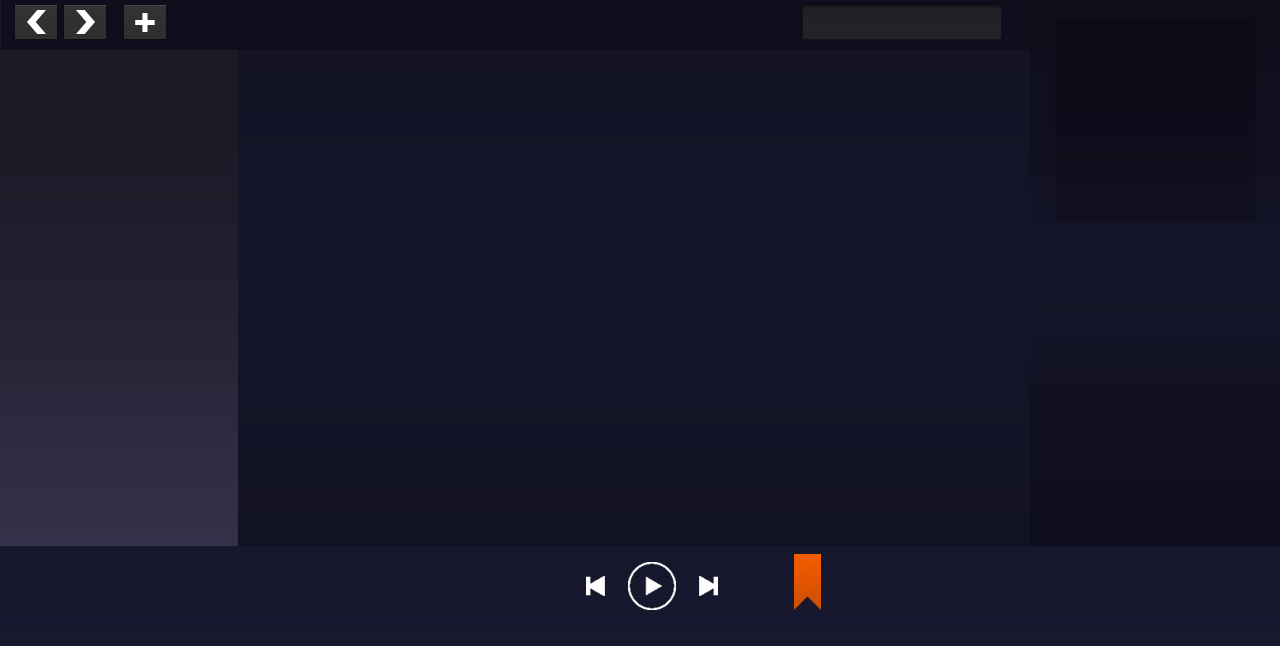
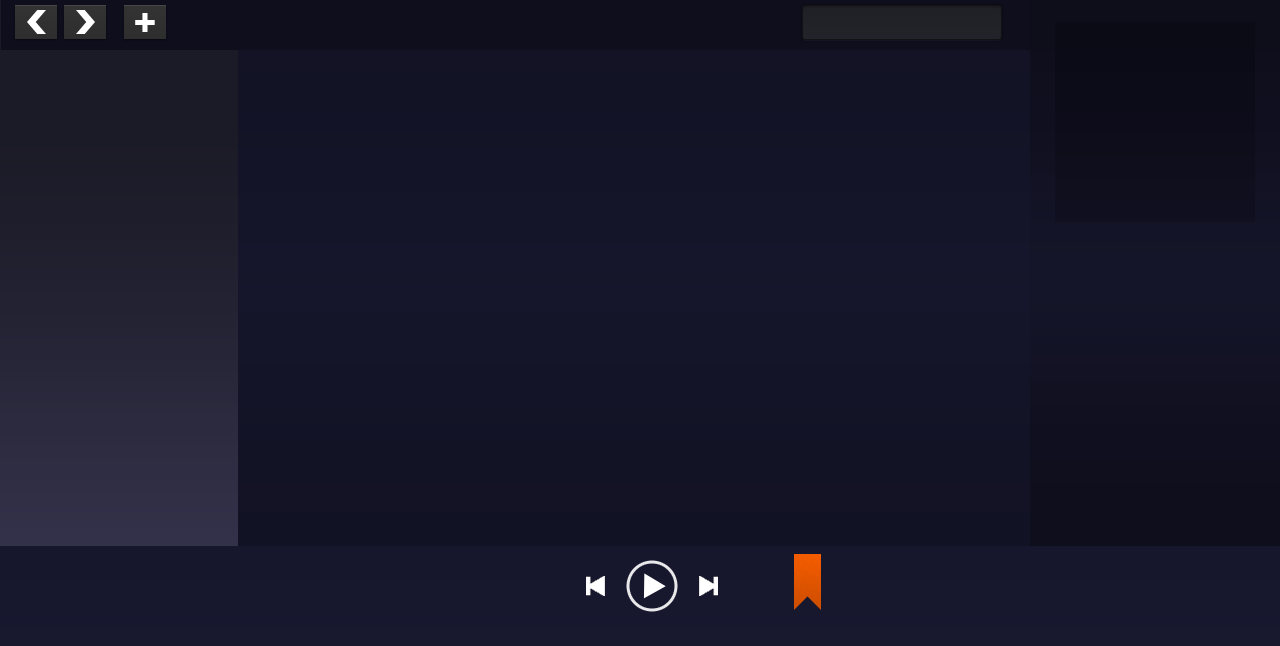
Two versions of the same layered image (1280x646). Layer-by-layer changes:
removed layer "play Button" from group "Layers" over bbox(628, 562, 676, 610)
added group "Play button" with 2 layers in group "Layers" over bbox(643, 573, 666, 599)
added layer "Polygon 1" in group "Play button" over bbox(643, 573, 666, 599)
